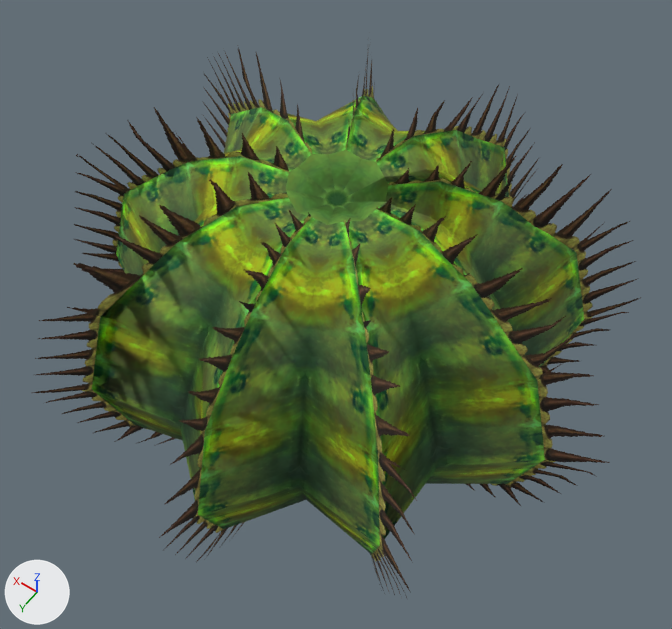
Before and after pictures for a commit that changed the glTF model Project/area/stage/2 dino jungle/data/environment/object/model/Cactus.gltf.
One viewpoint serves both versions: a camera (50 mm lens) standing at (-1.59, 2.3, 4.36) and looking at (0.02, 0.05, 0.83). The lights are fixed; the arrows at lower left show +X, +Y and +Z.

The older version as bpy lines, for what is in view:
```python
ob_cactusmesh = bpy.data.objects.new('CactusMesh', me_cactusmesh)
ob_cactusmesh.location = (0.0, 0.0, 0.0)
```
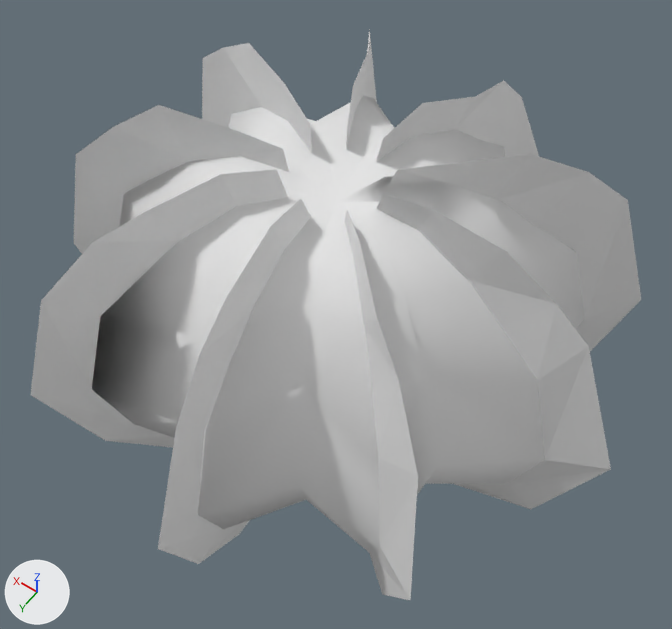
Edits to the bpy script that builds the scene:
```text
Change mat_cactus_obstacle:
    where n2 = _N.new('ShaderNodeMix'); n2.name = 'Mix'
    add n2.inputs[7].default_value = (0.8, 0.8, 0.8, 1.0)  # 'B', white #e7e7e7
    remove n4 = _N.new('ShaderNodeTexImage'); n4.name = 'Image Texture'
    remove n4.image = img_cactus_obstacle
    where n3 = _N.new('ShaderNodeVertexColor'); n3.name = 'Color Attribute'
    remove _L.new(n3.outputs[0], n2.inputs[7])  # 'Color' to 'B'
    remove _L.new(n4.outputs[0], n2.inputs[6])  # 'Color' to 'A'
    add _L.new(n3.outputs[0], n2.inputs[6])  # 'Color' to 'A'
Change mat_cactus_obstacle_spikes:
    where n4 = _N.new('ShaderNodeMix'); n4.name = 'Mix'
    remove n5 = _N.new('ShaderNodeMath'); n5.name = 'Math.002'
    remove n5.operation = 'MULTIPLY'
    add n4.inputs[7].default_value = (0.8, 0.8, 0.8, 1.0)  # 'B', white #e7e7e7
    remove n7 = _N.new('ShaderNodeTexImage'); n7.name = 'Image Texture'
    remove n7.image = img_cactus_obstacle_spikes
    where n3 = _N.new('ShaderNodeMath'); n3.name = 'Math.001'
    where n6 = _N.new('ShaderNodeVertexColor'); n6.name = 'Color Attribute'
    remove _L.new(n5.outputs[0], n3.inputs[0])  # 'Value' to 'Value'
    remove _L.new(n6.outputs[0], n4.inputs[7])  # 'Color' to 'B'
    remove _L.new(n6.outputs[1], n5.inputs[1])  # 'Alpha' to 'Value'
    remove _L.new(n7.outputs[0], n4.inputs[6])  # 'Color' to 'A'
    remove _L.new(n7.outputs[1], n5.inputs[0])  # 'Alpha' to 'Value'
    add _L.new(n6.outputs[0], n4.inputs[6])  # 'Color' to 'A'
    add _L.new(n6.outputs[1], n3.inputs[0])  # 'Alpha' to 'Value'
```

Location of each change, [x1, y1, x2, y2] in pixels of the pictures (672 x 629 px):
'CactusMesh', surface changed (green to grey)
    both: [31, 29, 641, 600]
